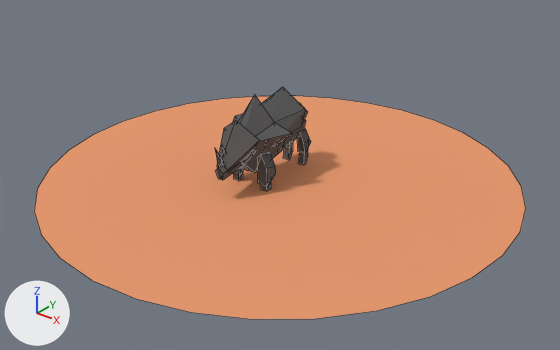
Before and after pictures for a commit that changed the Blender file Assets/Models/Karkadann.blend.
Both versions are drawn from a camera (50 mm lens) standing at (70.3, -84.3, 44.6) and looking at (4.7, -2.2, -6.2). Lighting does not change. The marker at lower left points along +X, +Y and +Z. Mesh edges are drawn as thin lines.

Before the edit, the objects in view are built like this:
```python
me_circle = bpy.data.meshes.new('Circle')
me_circle.from_pydata(...)  # 32 vertices, 1 face; spans x -1.0..1.0, y -1.0..1.0, z 0.0
me_circle.materials.append(mat_material_001)  # orange #e79a70
me_cube_009 = bpy.data.meshes.new('Cube.009')
me_cube_009.from_pydata(...)  # 202 vertices, 184 faces; spans x -5.6..5.6, y -11.1..9.0, z -8.8..5.5
me_cube_009.materials.append(mat_material)  # dark grey #616161
ob_circle = bpy.data.objects.new('Circle', me_circle)
ob_circle.location = (1.9, 1.2, -8.7)
ob_circle.scale = (-37.0, -37.0, -37.0)
ob_cube_004 = bpy.data.objects.new('Cube.004', me_cube_009)
ob_cube_004.location = (0.0, 0.0, 0.0)
```
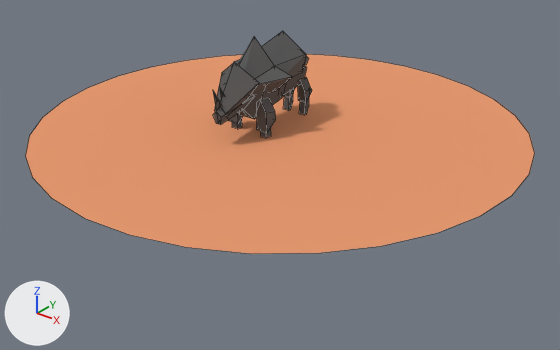
Changed parts and their boxes [x1, y1, x2, y2] in the pictures (560 x 350 px):
'Circle', moved: before [34, 96, 526, 319]; after [26, 54, 535, 254]
'Cube.004', reshaped, moved: before [215, 87, 311, 191]; after [213, 31, 312, 138]
part 1 of me_cube_009, deleted: before [215, 146, 226, 168]

Edits to the bpy script that builds the scene:
```text
Change me_cube_009:
    used by ob_cube_004; location = (0.0, 0.0, 0.0)
    remove me_cube_009.from_pydata(...)  # 202 vertices, 184 faces; spans x -5.6..5.6, y -11.1..9.0, z -8.8..5.5
    add me_cube_009.from_pydata(...)  # 190 vertices, 166 faces; spans x -5.6..5.6, y -11.1..9.0, z -8.8..5.5
    me_cube_009 part 1
    4 vertices are removed from x -0.4..0.4, y -9.2..-8.3, z -3.7..-2.7
    12 faces are deleted
Change ob_circle:
    ob_circle.location: (1.9, 1.2, -8.7) -> (1.9, 1.2, 0.0)
Change ob_cube_004:
    ob_cube_004.location: (0.0, 0.0, 0.0) -> (0.0, 0.0, 8.7)
```
